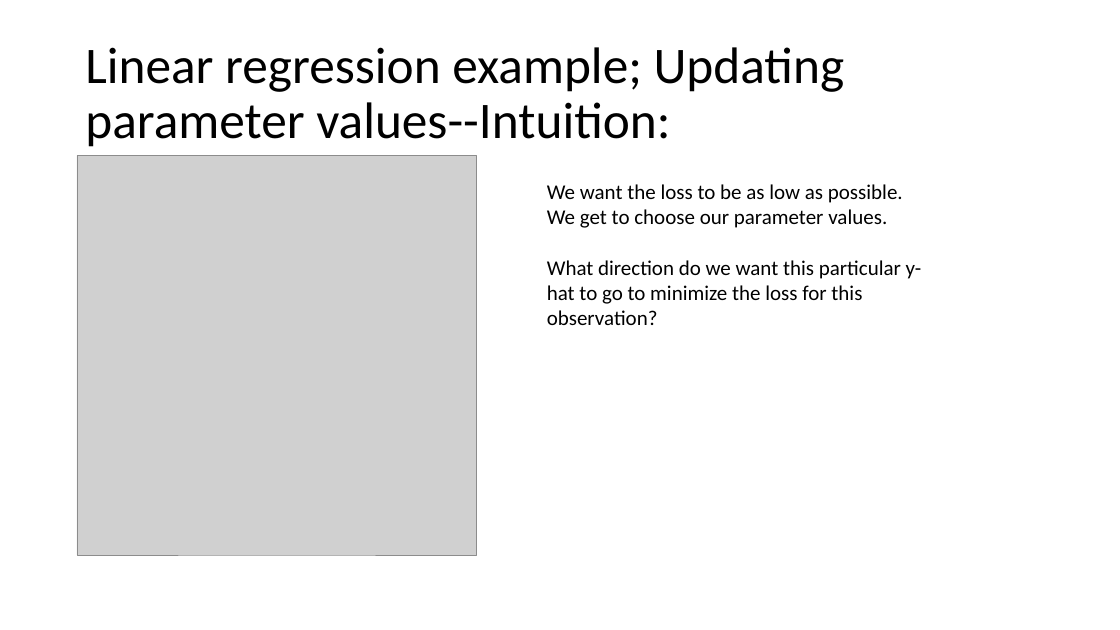
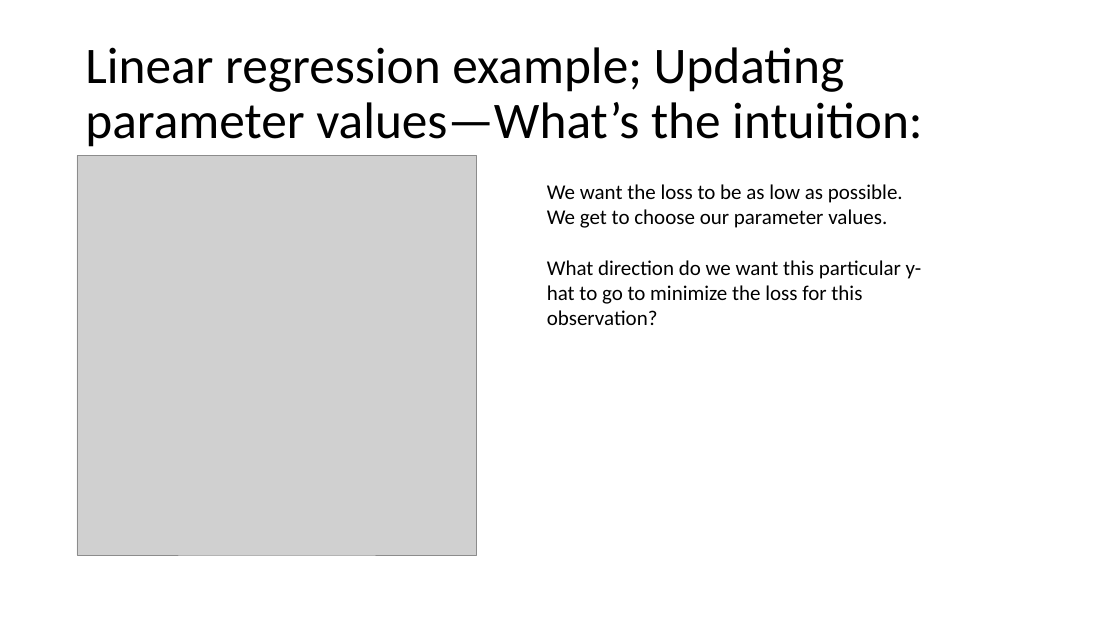
Before and after one commit to snyderjo/Neural-Network-Presentation, a slide deck: slide 51 of secondPart/Neural Networks - pt 2.pptx. Drawn at 1120x630 pixels with LibreOffice and Linux fonts; fonts in the diff are those of the drawing; grey boxes stand for pictures. Boxes give left, top, right and bottom in pixels: in the first picture for what was removed or moved away, otherwise in the second. Text is boxed around its words. In the diff, an @@ line names an element or a change of style, - is before the commit and + after.

Commit message:
commits file name changes and changes to the regression example.

```diff
--- a/secondPart/Neural Networks - pt 2.pptx
+++ b/secondPart/Neural Networks - pt 2.pptx
@@ title at (85,47,922,147): text changed @@
-Linear regression example; Updating parameter values--Intuition:
+Linear regression example; Updating parameter values—What’s the intuition:
```
Also in this commit, not shown: 15 other slides changed, 5 slides added, 4 slides removed, 2 other files.
